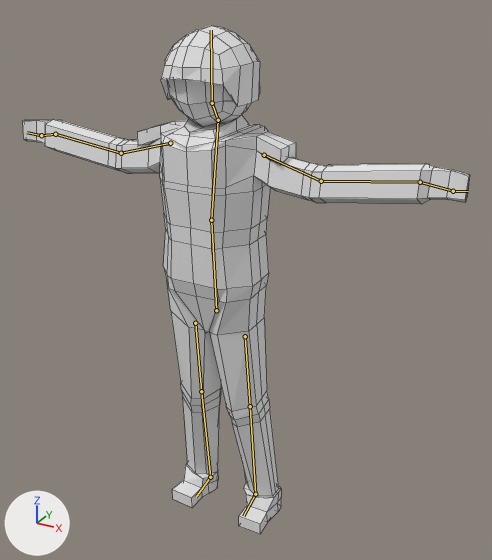
A saved change to the Blender file TopDown/Assets/Models/ALTAnimatedCharacter.blend.
One viewpoint serves both versions: a 50 mm lens placed at (7.24, -11.8, 12.51), pointed at (0.84, -0.17, 6.69). Every picture has the same lights, and +X, +Y and +Z are marked at lower left. The bones that bend it are drawn over the model as lines. Mesh edges are drawn as thin lines.
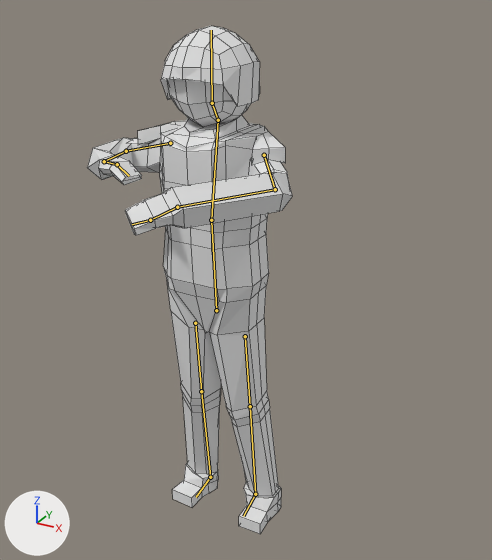
The newer file adds an action. The first version stands in its rest pose; the second is drawn at frame 1 of the action 'Stab'.

Location of each change, (x1, y1, x2, y2) in pixels of the pictures (492 x 560 px):
'Cube', posed (54% narrower)
    before: (22, 26, 470, 534)
    after: (87, 26, 292, 534)
bone 'Bicep.L', root to tip
    before: (264, 155) to (321, 181)
    after: (264, 155) to (275, 189)
bone 'Forearm.L', root to tip
    before: (321, 181) to (420, 182)
    after: (275, 189) to (177, 207)
bone 'Bicep.R', root to tip
    before: (170, 143) to (121, 153)
    after: (170, 143) to (126, 151)
bone 'Forearm.R', root to tip
    before: (121, 153) to (55, 134)
    after: (126, 151) to (104, 161)
bone 'Hand.R', root to tip
    before: (55, 134) to (41, 135)
    after: (104, 161) to (117, 164)

The edits, one by one:
Bone 'Bicep.L' (bone_bicep_l) turns from (0, 0, 0) to (-5, 11, -48) degrees about its own x, y and z.
Bone 'Forearm.L' (bone_forearm_l) turns from (0, 0, 0) to (-5, 33, -80) degrees about its own x, y and z.
Bone 'Bicep.R' (bone_bicep_r) turns from (0, 0, 0) to (4, 2, -7) degrees about its own x, y and z.
Bone 'Forearm.R' (bone_forearm_r) turns from (0, 0, 0) to (12, 3, 123) degrees about its own x, y and z.
Bone 'Hand.R' (bone_hand_r) turns from (0, 0, 0) to (-83, -40, 102) degrees about its own x, y and z.
